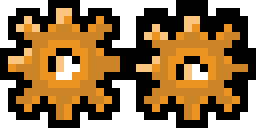
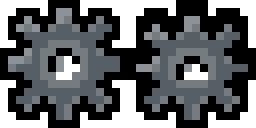
Two versions of the same layered image (256x128). Layer-by-layer changes:
painted on "Calque 3" over 8, 8, 248, 120
renamed "Calque 2" to "Calque 4", hid it, painted on it over 8, 8, 248, 120
